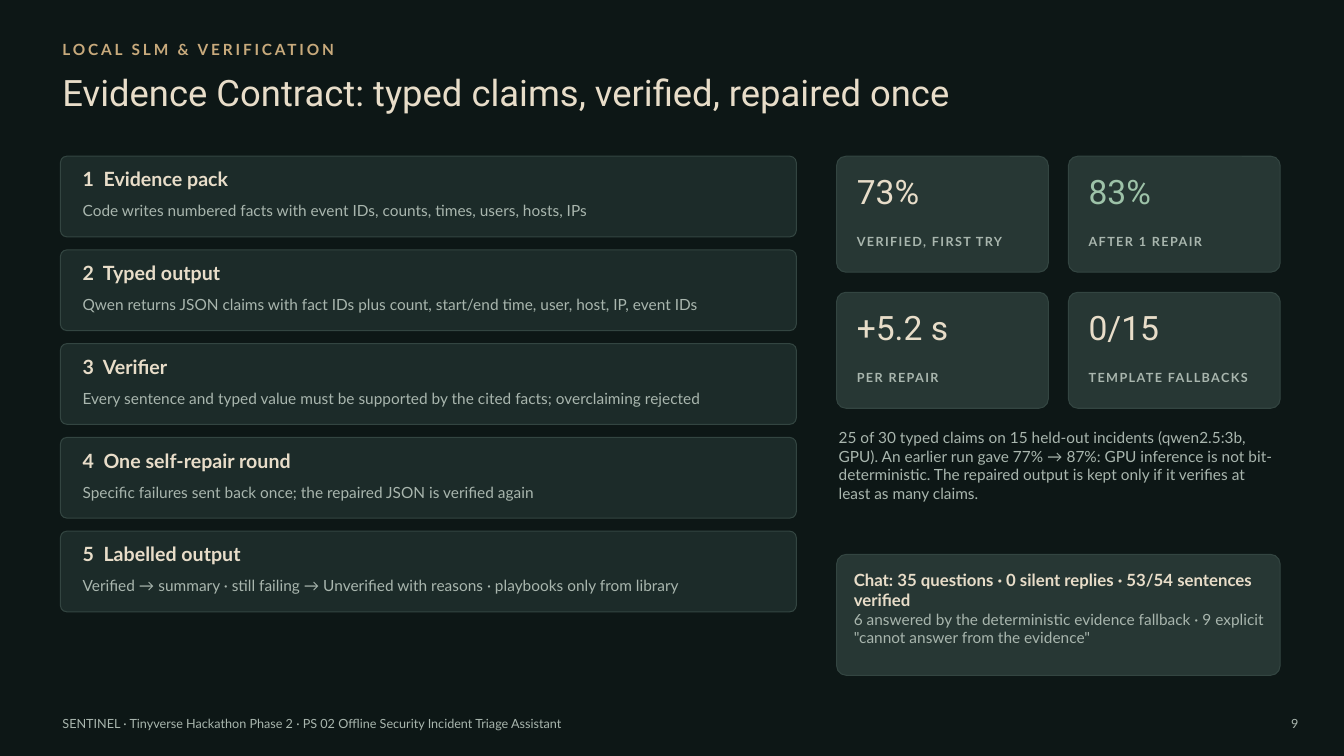
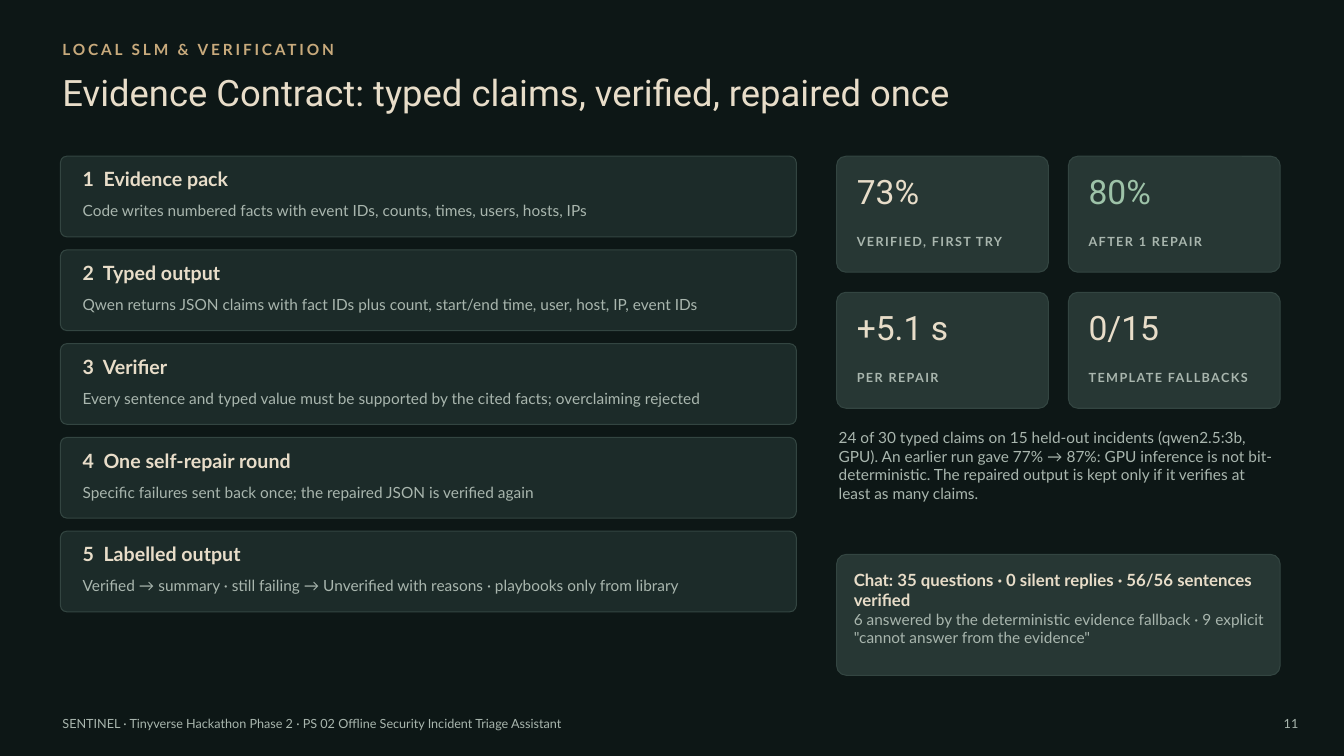
Before and after one commit to dakshitha0705/SENTINEL, a slide deck: slide 11 of presentation/SENTINEL_Tinyverse_PS02.pptx (slide 9 before the commit). Drawn at 1344x756 pixels with LibreOffice and Linux fonts; fonts in the diff are those of the drawing. Boxes give left, top, right and bottom in pixels: in the first picture for what was removed or moved away, otherwise in the second. Text is boxed around its words. In the diff, an @@ line names an element or a change of style, - is before the commit and + after.

```diff
--- a/presentation/SENTINEL_Tinyverse_PS02.pptx
+++ b/presentation/SENTINEL_Tinyverse_PS02.pptx
@@ text at (1089, 180, 1151, 205): text changed @@
-83%
+80%
@@ text at (857, 316, 948, 341): text changed @@
-+5.2 s
++5.1 s
@@ text at (839, 431, 1272, 502): text changed @@
-25 of 30 typed claims on 15 held-out incidents (qwen2.5:3b, GPU). An earlier run gave 77% → 87%: GPU inference is not bit-deterministic. The repaired output is kept only if it verifies at least as many claims.
+24 of 30 typed claims on 15 held-out incidents (qwen2.5:3b, GPU). An earlier run gave 77% → 87%: GPU inference is not bit-deterministic. The repaired output is kept only if it verifies at least as many claims.
@@ text at (854, 573, 1252, 606): text changed @@
-Chat: 35 questions · 0 silent replies · 53/54 sentences verified
+Chat: 35 questions · 0 silent replies · 56/56 sentences verified
@@ text at (1284, 719, 1299, 728): text changed @@
-9
+11
```
Also in this commit, not shown: 14 other slides changed, 2 slides added, 15 other files.
